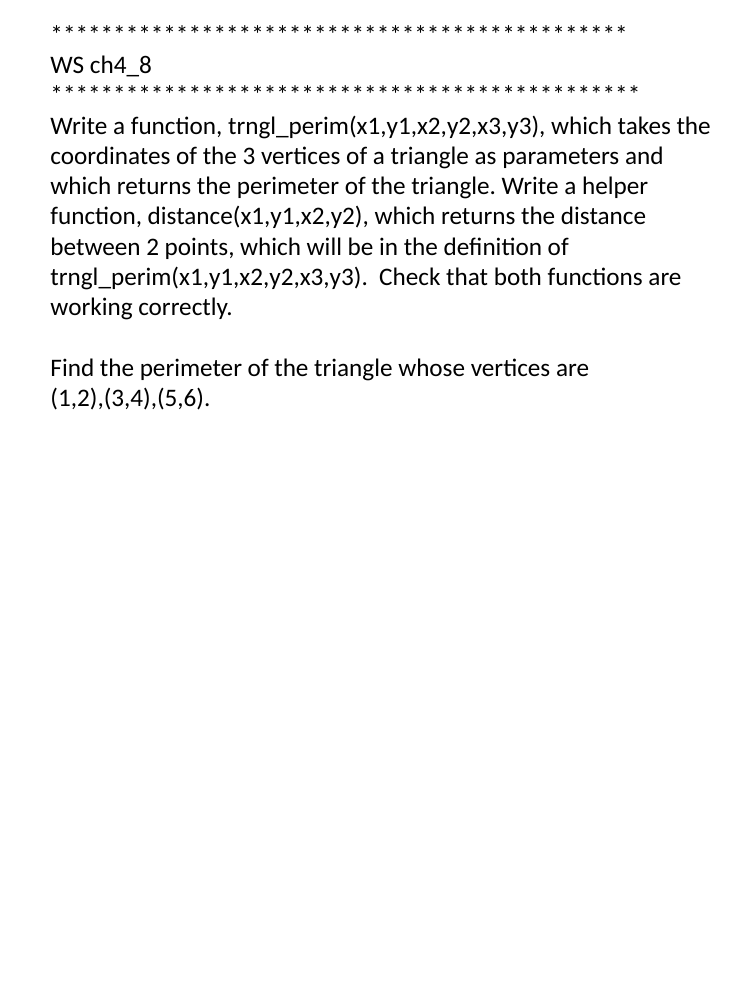
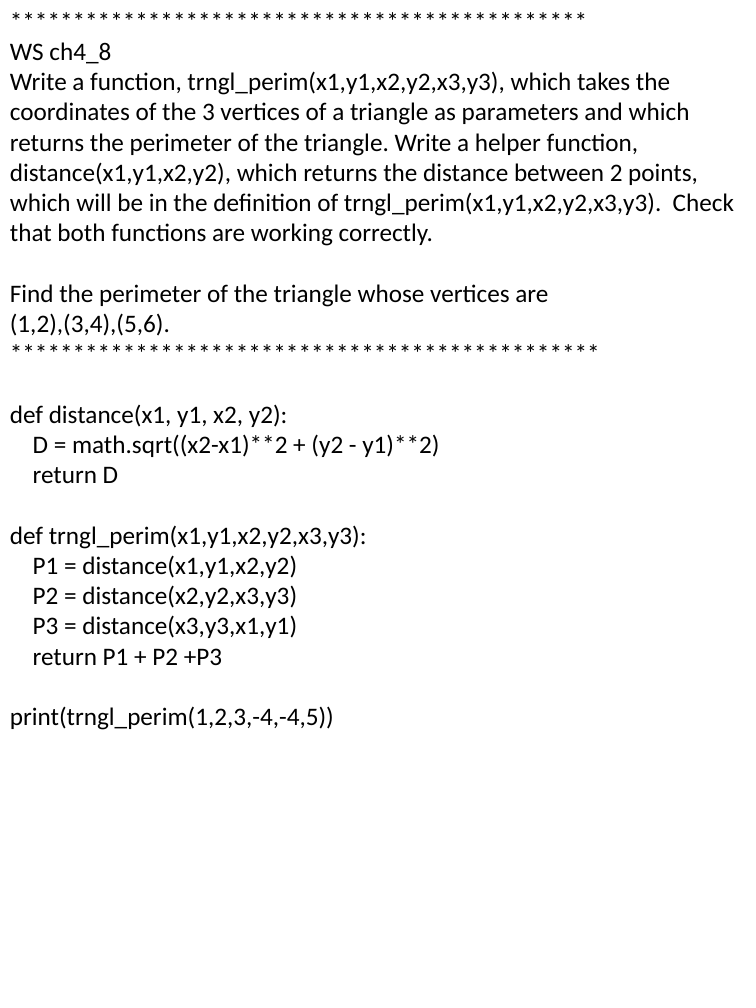
Before and after one commit to Lor3nzoMartinez/Python, a slide deck: slide 6 of Homework/ch 4 functions.pptx (slide 25 before the commit). Drawn at 756x1008 pixels with LibreOffice and Linux fonts; fonts in the diff are those of the drawing. Boxes give left, top, right and bottom in pixels: in the first picture for what was removed or moved away, otherwise in the second. Text is boxed around its words. In the diff, an @@ line names an element or a change of style, - is before the commit and + after.

```diff
--- a/Homework/ch 4 functions.pptx
+++ b/Homework/ch 4 functions.pptx
@@ text at [10, 42, 734, 730]: paragraph removed @@
-***********************************************
@@ text "**********************************************": place and size @@
-text "**********************************************" at [50, 55, 711, 410]
+text "**********************************************" at [10, 42, 734, 730]
@@ text at [10, 404, 439, 730]: paragraphs added @@
+***********************************************
+def distance(x1, y1, x2, y2):
+D = math.sqrt((x2-x1)**2 + (y2 - y1)**2)
+return D
+def trngl_perim(x1,y1,x2,y2,x3,y3):
+P1 = distance(x1,y1,x2,y2)
+P2 = distance(x2,y2,x3,y3)
+P3 = distance(x3,y3,x1,y1)
+return P1 + P2 +P3
+print(trngl_perim(1,2,3,-4,-4,5))
```
Also in this commit, not shown: 7 other slides changed, 25 slides removed, 59 other files.
